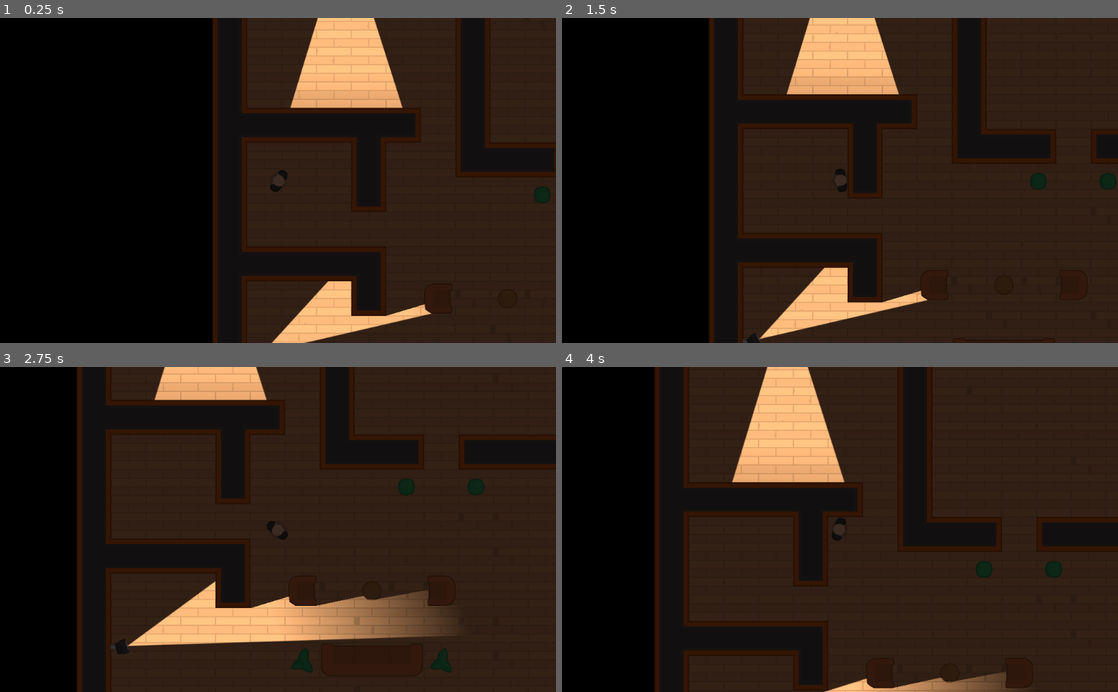
Above: before the commit, frames 1-4 (two rows, left to right).
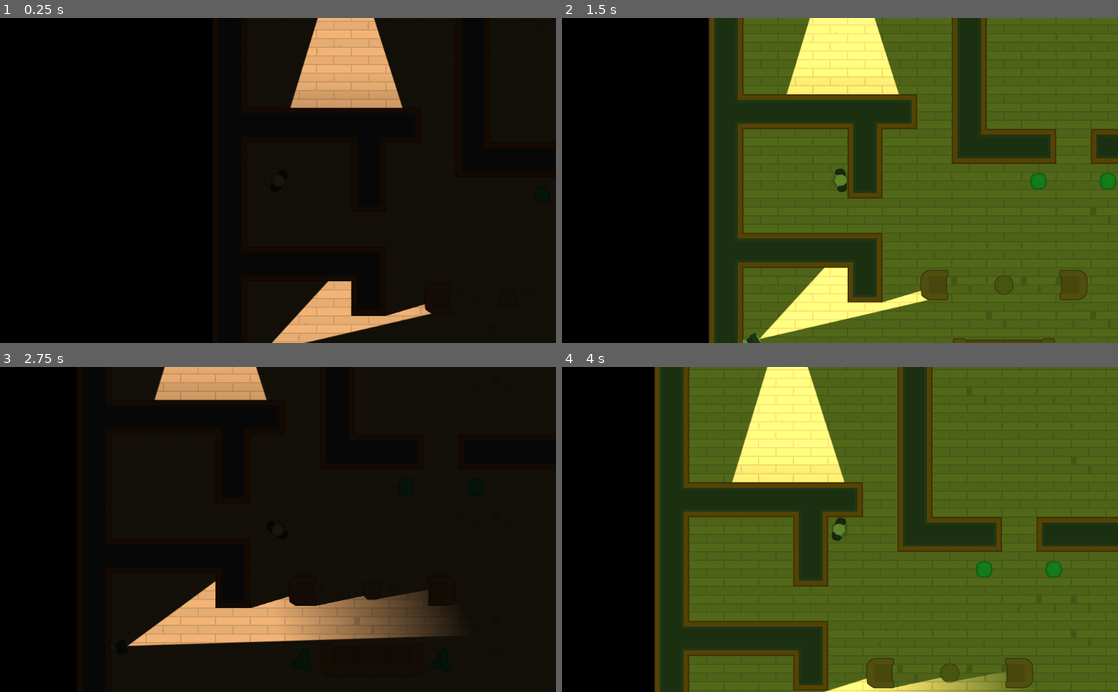
Above: after the commit, the same moments.

Repository: ColinJWright/HeistMeisters
Game: Godot game, scene res://Levels/Level1.tscn
Two runs of this game, one before a commit and one after it. Both use one fixed random seed, a clock stepped at 60 frames per second and the inputs below.
Inputs (mouse positions are in pixels of both pictures, inside the frame that each line leads up to):
- Up to frame 1 (0.25 s): no input
- Up to frame 2 (1.5 s): tap Enter at 0.5 s; move the mouse to (962, 164) at 0.52 s; hold D (move_right) 0.53-1.28 s; click (962, 164) at 0.6 s; move the mouse to (728, 196) at 1.27 s; hold S (move_down) from 1.28 s (still down); click (728, 196) at 1.35 s
- Up to frame 3 (2.75 s): move the mouse to (333, 458) at 2.02 s; release S (move_down) at 2.03 s; hold D (move_right) from 2.03 s (still down); click (333, 458) at 2.1 s
- Up to frame 4 (4 s): move the mouse to (812, 594) at 2.77 s; release D (move_right) at 2.78 s; hold W (move_up) 2.78-3.53 s; click (812, 594) at 2.85 s; move the mouse to (1006, 578) at 3.52 s; hold A (move_left) from 3.53 s (still down); click (1006, 578) at 3.6 s

The runs differ from the first frame. In frame 1, 44% of the frame differs, in the area x 38-100%, y 0-100%; in frame 2, 74%; in frame 3, 68%; in frame 4, 83%, in the area x 16-100%, y 0-100%.
Error in both runs: Invalid get index '0' (on base: 'PoolVector2Array'). (res://Characters/NPCs/Guard.gd:23)

Commit message:
Lesson 55 complete. Added a Night Vision mode.

Diff:
--- /dev/null
+++ b/Interface/VisionMode.gd
@@ -0,0 +1,34 @@
+extends CanvasModulate
+
+const DARK = Color("181a17")
+const NIGHTVISION = Color("5ea23c")
+
+var cooldown = false
+
+func _ready():
+	visible = true
+	color = DARK
+
+
+func cycle_vision_mode():
+	if not cooldown:
+		if color == NIGHTVISION:
+			DARK_mode()
+		else:
+			NIGHTVISION_mode()
+		cooldown = true
+		$Timer.start()
+
+func DARK_mode():
+	color = DARK
+	$AudioStreamPlayer2D.stream = load("res://SFX/nightvision_off.wav")
+	$AudioStreamPlayer2D.play()
+
+func NIGHTVISION_mode():
+	color = NIGHTVISION
+	$AudioStreamPlayer2D.stream = load("res://SFX/nightvision.wav")
+	$AudioStreamPlayer2D.play()
+
+
+func _on_Timer_timeout():
+	cooldown = false
--- /dev/null
+++ b/Interface/VisionMode.tscn
@@ -0,0 +1,17 @@
+[gd_scene load_steps=2 format=2]
+
+[ext_resource path="res://Interface/VisionMode.gd" type="Script" id=1]
+
+[node name="VisionMode" type="CanvasModulate" groups=[
+"Interface",
+]]
+visible = false
+color = Color( 0.368627, 0.635294, 0.235294, 1 )
+script = ExtResource( 1 )
+
+[node name="AudioStreamPlayer2D" type="AudioStreamPlayer2D" parent="."]
+volume_db = -10.0
+
+[node name="Timer" type="Timer" parent="."]
+one_shot = true
+[connection signal="timeout" from="Timer" to="." method="_on_Timer_timeout"]
--- a/Levels/TemplateLevel.tscn
+++ b/Levels/TemplateLevel.tscn
@@ -1,8 +1,9 @@
-[gd_scene load_steps=25 format=2]
+[gd_scene load_steps=26 format=2]
 
 [ext_resource path="res://Tiles/tiles.tres" type="TileSet" id=1]
 [ext_resource path="res://Characters/Player.tscn" type="PackedScene" id=2]
 [ext_resource path="res://GFX/Tilesheet/tilesheet_complete.png" type="Texture" id=3]
+[ext_resource path="res://Interface/VisionMode.tscn" type="PackedScene" id=4]
 
 [sub_resource type="OccluderPolygon2D" id=1]
 polygon = PoolVector2Array( 4, 4, 4, 4, 4, 52, 12, 60, 64, 60, 64, 4 )
@@ -310,8 +311,7 @@
 [node name="Camera2D" type="Camera2D" parent="Player"]
 current = true
 
-[node name="CanvasModulate" type="CanvasModulate" parent="."]
-color = Color( 0.231373, 0.203922, 0.203922, 1 )
+[node name="VisionMode" parent="." instance=ExtResource( 4 )]
 
 [node name="SecurityCameras" type="Node" parent="."]
 
--- a/Player.gd
+++ b/Player.gd
@@ -21,6 +21,6 @@
 	else:
 		motion.x = lerp(motion.x, 0 , FRICTION)
 
-#func _input(event):
-#	if Input.is_action_just_pressed("torch_toggle"):
-#		$Torch.enabled = !$Torch.enabled
+func _input(event):
+	if Input.is_action_just_pressed("toggle_vision_mode"):
+		get_tree().call_group("Interface", "cycle_vision_mode")
--- a/project.godot
+++ b/project.godot
@@ -41,7 +41,7 @@
 "events": [ Object(InputEventKey,"resource_local_to_scene":false,"resource_name":"","device":0,"alt":false,"shift":false,"control":false,"meta":false,"command":false,"pressed":false,"scancode":68,"unicode":0,"echo":false,"script":null)
  ]
 }
-torch_toggle={
+toggle_vision_mode={
 "deadzone": 0.5,
 "events": [ Object(InputEventMouseButton,"resource_local_to_scene":false,"resource_name":"","device":0,"alt":false,"shi …(212 unchanged characters)…
  ]
Not shown: 7 places in Levels/TemplateLevel.tscn that only renumber resources
Not shown, changed: SFX/nightvision_off.wav.import
